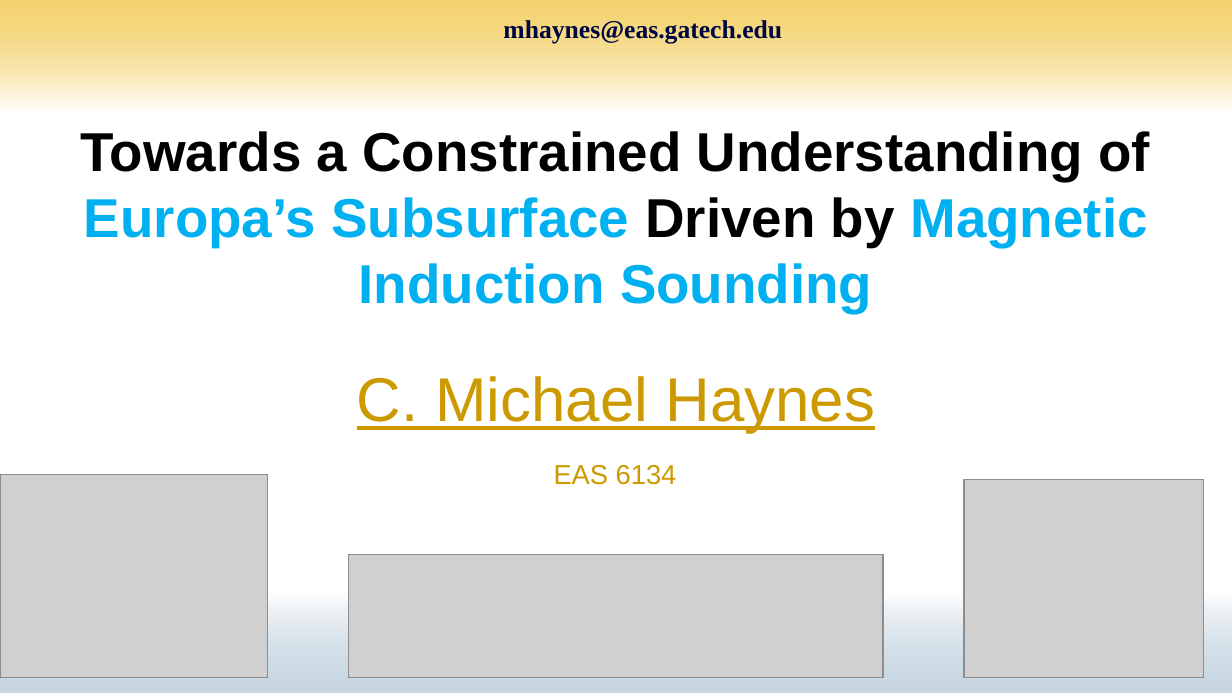
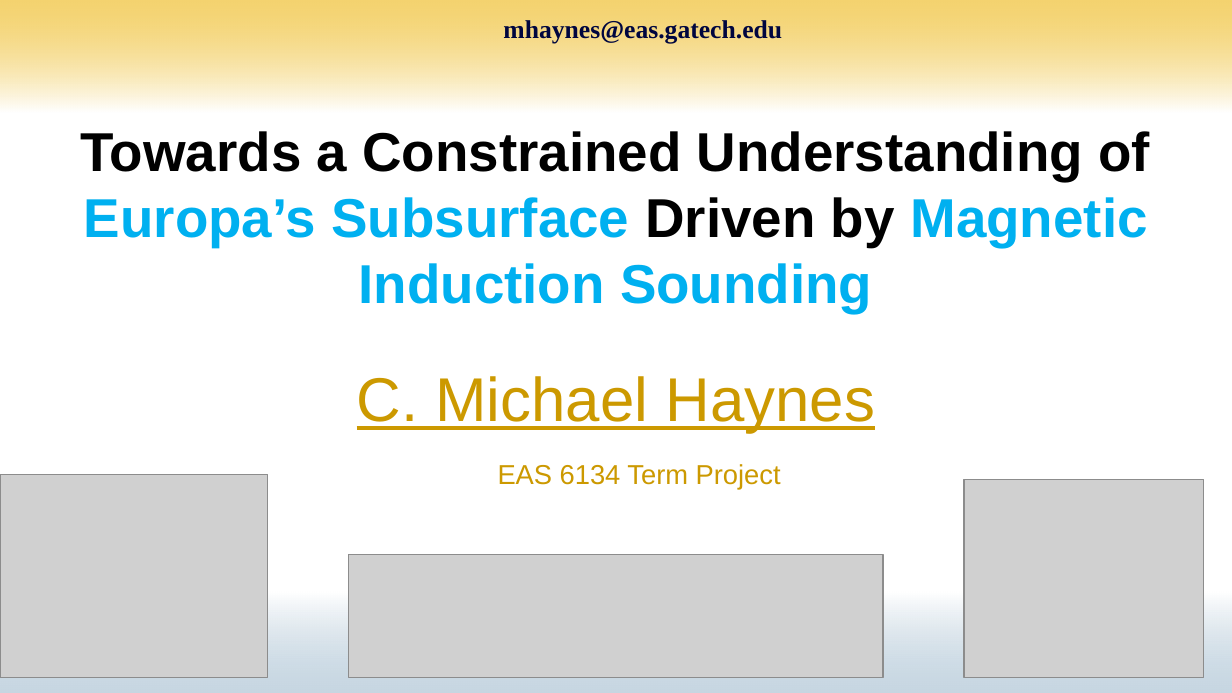
Before and after one commit to mike-haynes2/InverseMethods, a slide deck: slide 1 of Project/final_report/talk/haynes_EAS6134_final_talk.pptx. Drawn at 1232x693 pixels with LibreOffice and Linux fonts; fonts in the diff are those of the drawing; grey boxes stand for pictures. Boxes give left, top, right and bottom in pixels: in the first picture for what was removed or moved away, otherwise in the second. Text is boxed around its words. In the diff, an @@ line names an element or a change of style, - is before the commit and + after.

Commit message:
final project talk

```diff
--- a/Project/final_report/talk/haynes_EAS6134_final_talk.pptx
+++ b/Project/final_report/talk/haynes_EAS6134_final_talk.pptx
@@ text at (498, 464, 781, 490): text changed @@
-EAS 6134
+EAS 6134 Term Project
```
Also in this commit, not shown: 3 other slides changed, 12 slides added, 2 slides removed, 5 other files.
